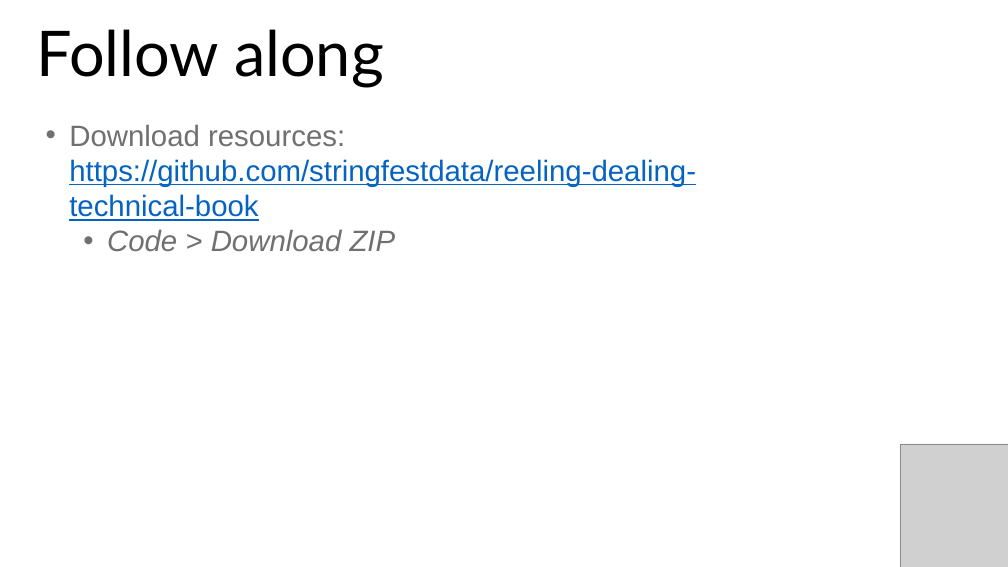
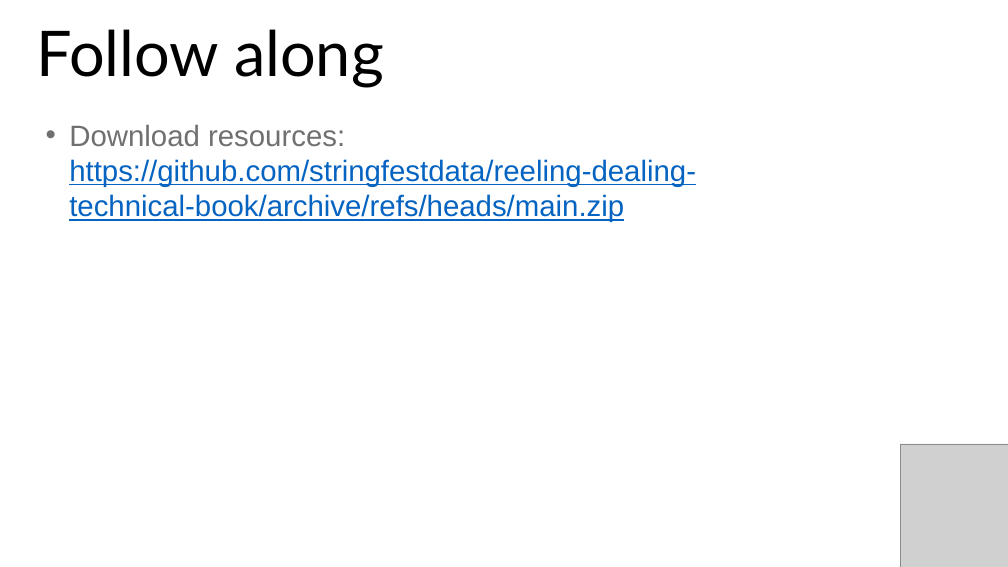
Before and after one commit to stringfestdata/reeling-dealing-technical-book, a slide deck: slide 6 of reeling-dealing-techincal-book.pptx. Drawn at 1008x567 pixels with LibreOffice and Linux fonts; fonts in the diff are those of the drawing; grey boxes stand for pictures. Boxes give left, top, right and bottom in pixels: in the first picture for what was removed or moved away, otherwise in the second. Text is boxed around its words. In the diff, an @@ line names an element or a change of style, - is before the commit and + after.

```diff
--- a/reeling-dealing-techincal-book.pptx
+++ b/reeling-dealing-techincal-book.pptx
@@ text at [69,124,696,222]: text changed @@
-• Download resources: https://github.com/stringfestdata/reeling-dealing-technical-book
-  • Code > Download ZIP
+• Download resources: https://github.com/stringfestdata/reeling-dealing-technical-book/archive/refs/heads/main.zip
```
